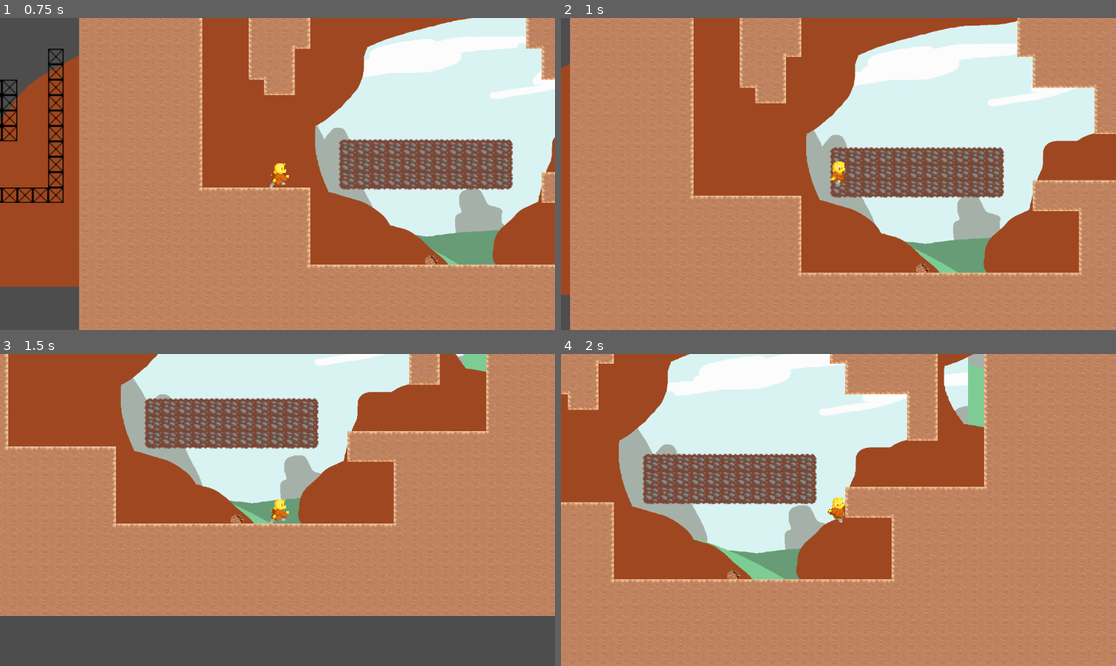
Above: before the commit, frames 1-4 (two rows, left to right).
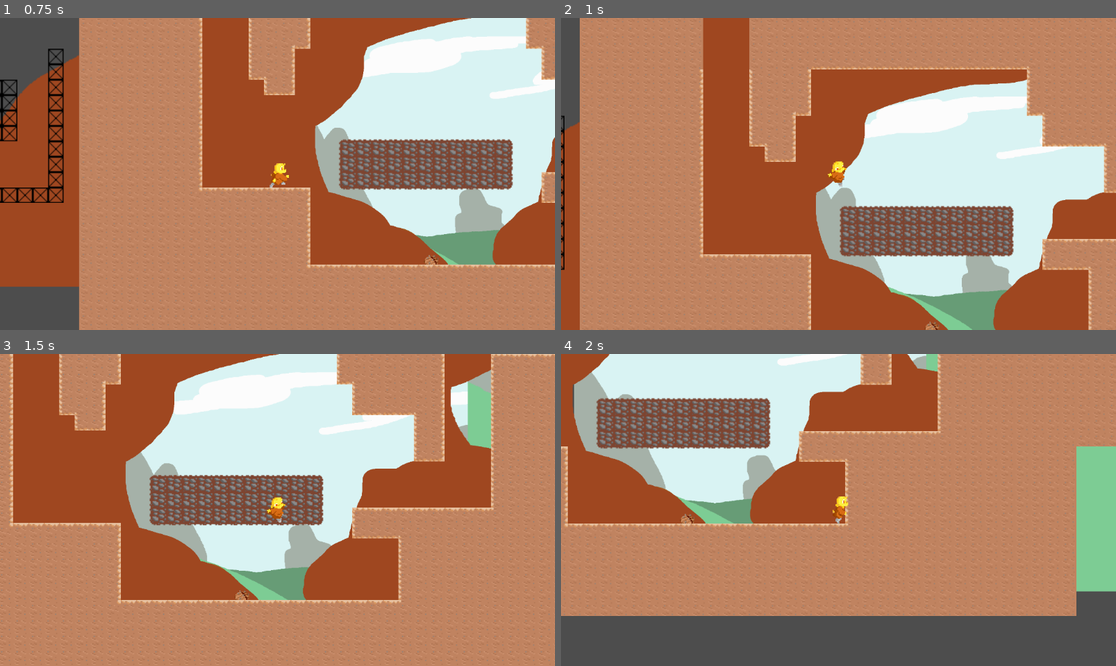
Above: after the commit, the same moments.

Repository: SephyTCD/MetroidVania
Game: Godot game, scene res://Map.tscn
Two runs of this game, one before a commit and one after it. Both use one fixed random seed, a clock stepped at 60 frames per second and the inputs below. The engine's default icon, where the game draws it, is replaced by a stand-in: a white triangle on a blue panel in a dark square.
Inputs:
- Up to frame 1 (0.75 s): tap Enter (ui_accept) at 0.5 s; hold Right (ui_right) from 0.53 s (still down); hold Shift (wallRun) from 0.53 s (still down)
- Up to frame 2 (1 s): keep holding Right (ui_right); keep holding Shift (wallRun); tap Z (jump) at 0.77 s
- Up to frame 3 (1.5 s): keep holding Right (ui_right); release Shift (wallRun) at 1.28 s; tap Shift (wallRun) at 1.35 s
- Up to frame 4 (2 s): keep holding Right (ui_right); tap Z (jump) at 1.52 s

Frame 1 is identical in both runs. In frame 2, 53% of the frame differs, in the area x 0-100%, y 0-100%; in frame 3, 64%; in frame 4, 62%.

Commit message:
Update Map.tscn

Diff:
--- a/Map.tscn
+++ b/Map.tscn
@@ -24,6 +24,7 @@
 [ext_resource type="Texture2D" uid="uid://bclyo8jvc273f" path="res://assets/background.png" id="22_ylgle"]
 [ext_resource type="Texture2D" uid="uid://c5tf0r5u45bbb" path="res://assets/backgroundB.png" id="23_anbtc"]
 [ext_resource type="Script" path="res://EnemyL.gd" id="24_4vx4a"]
+[ext_resource type="Texture2D" uid="uid://bqki7w6ht8vto" path="res://icon.svg" id="25_aweld"]
 
 [sub_resource type="TileSetAtlasSource" id="TileSetAtlasSource_juj8c"]
 texture = ExtResource("1_3j5l6")
@@ -198,8 +199,8 @@
 size = Vector2(160, 46)
 
 [sub_resource type="CapsuleShape2D" id="CapsuleShape2D_y8t5l"]
-
-[sub_resource type="PlaceholderTexture2D" id="PlaceholderTexture2D_v6y6d"]
+radius = 29.0
+height = 58.0
 
 [node name="Node2D" type="Node2D"]
 
@@ -280,10 +281,13 @@
 script = ExtResource("24_4vx4a")
 
 [node name="CollisionShape2D" type="CollisionShape2D" parent="EnemyL"]
+position = Vector2(118, 214)
 shape = SubResource("CapsuleShape2D_y8t5l")
 
 [node name="Sprite2D" type="Sprite2D" parent="EnemyL"]
-texture = SubResource("PlaceholderTexture2D_v6y6d")
+position = Vector2(118, 214)
+scale = Vector2(0.251953, 0.267578)
+texture = ExtResource("25_aweld")
 
 [connection signal="body_entered" from="Area2D" to="CharacterBody2D" method="_on_area_2d_body_entered"]
 [connection signal="body_exited" from="Area2D" to="CharacterBody2D" method="_on_area_2d_body_exited"]
